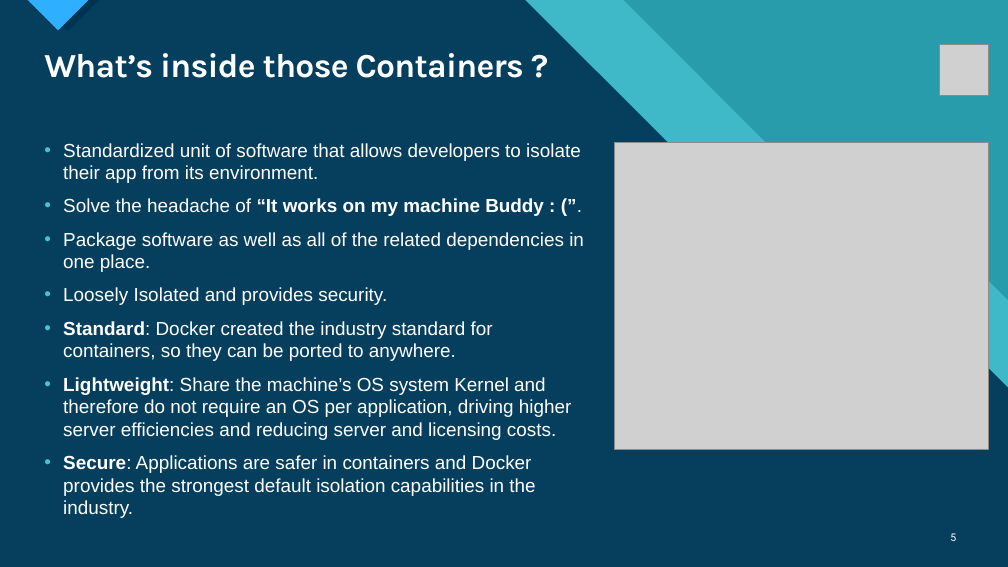
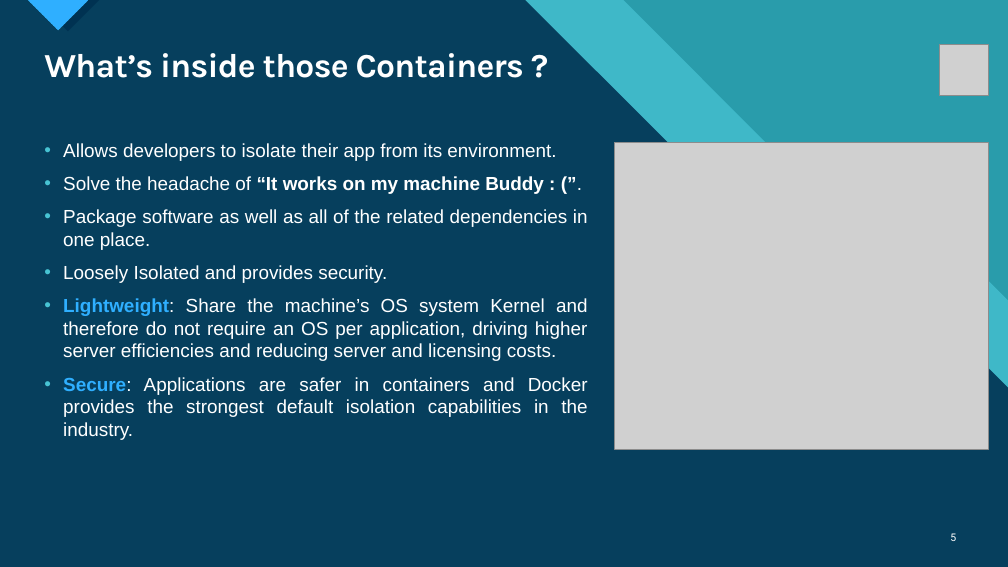
Before and after one commit to Singh-Karandeep/DockerTutorial, a slide deck: slide 5 of Docker for Beginners.pptx. Drawn at 1008x567 pixels with LibreOffice and Linux fonts; fonts in the diff are those of the drawing; grey boxes stand for pictures. Boxes give left, top, right and bottom in pixels: in the first picture for what was removed or moved away, otherwise in the second. Text is boxed around its words. In the diff, an @@ line names an element or a change of style, - is before the commit and + after.

```diff
--- a/Docker for Beginners.pptx
+++ b/Docker for Beginners.pptx
@@ text at [63, 143, 556, 161]: text changed @@
-• Standardized unit of software that allows developers to isolate their app from its environment.
+• Allows developers to isolate their app from its environment.
@@ text at [63, 176, 588, 440]: text colour #FFFFFF to #2FAFFF in "Lightweight:", "Secure:"; alignment left to justified @@
@@ text at [63, 321, 493, 361]: paragraph removed @@
-• Standard: Docker created the industry standard for containers, so they can be ported to anywhere.
```
Also in this commit, not shown: 13 other slides changed, 1 slide added.
